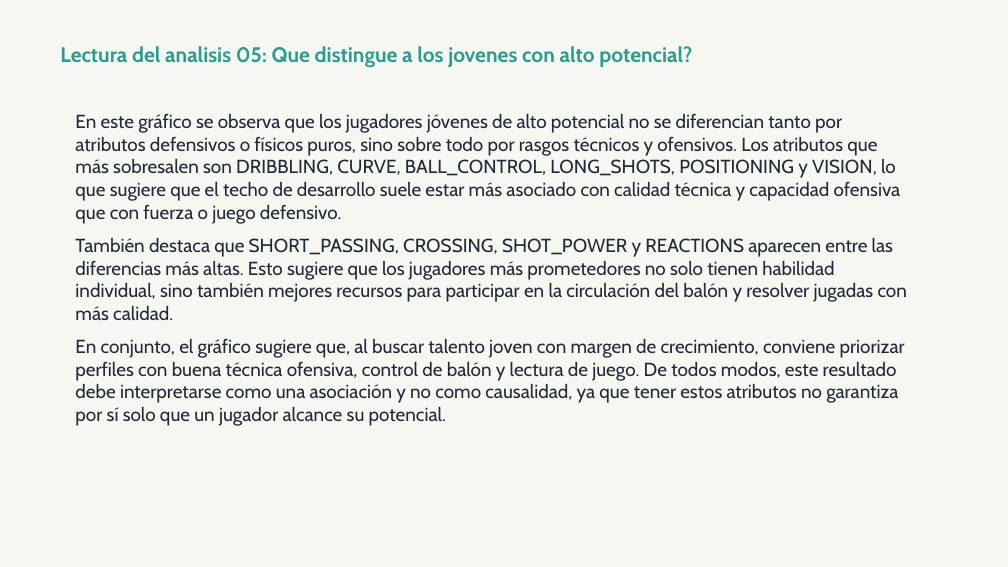
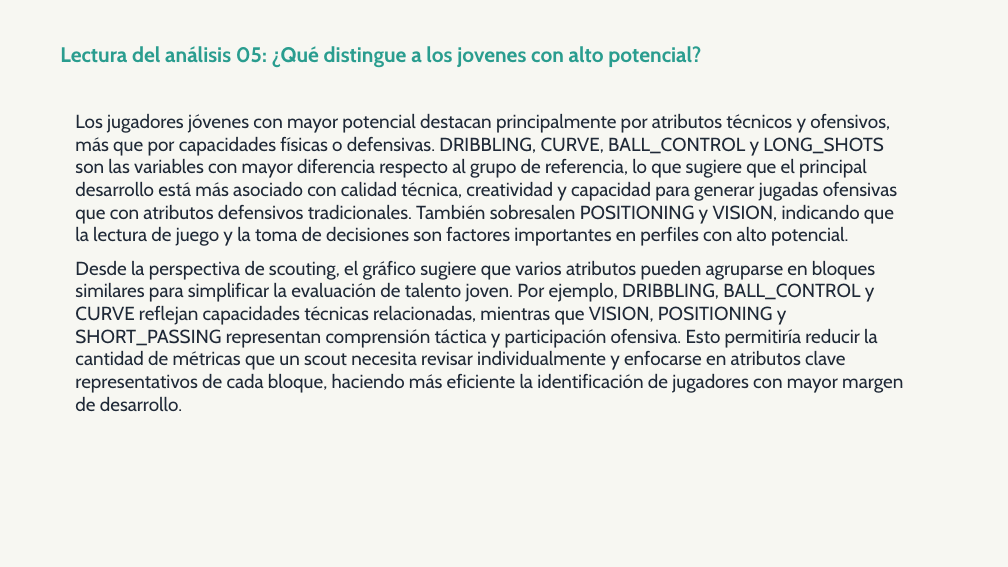
Before and after one commit to OssianV/Proyecto_analisis_soccer_europeo, a slide deck: slide 11 of OUTPUTS/presentacion_final.pptx. Drawn at 1008x567 pixels with LibreOffice and Linux fonts; fonts in the diff are those of the drawing. Boxes give left, top, right and bottom in pixels: in the first picture for what was removed or moved away, otherwise in the second. Text is boxed around its words. In the diff, an @@ line names an element or a change of style, - is before the commit and + after.

Commit message:
Minor changes y analisis correctos en la presentacion creada

```diff
--- a/OUTPUTS/presentacion_final.pptx
+++ b/OUTPUTS/presentacion_final.pptx
@@ text at (60, 46, 701, 68): text changed @@
-Lectura del analisis 05: Que distingue a los jovenes con alto potencial?
+Lectura del análisis 05: ¿Qué distingue a los jovenes con alto potencial?
@@ text at (75, 114, 903, 411): text changed @@
-En este gráfico se observa que los jugadores jóvenes de alto potencial no se diferencian tanto por atributos defensivos o físicos puros, sino sobre todo por rasgos técnicos y ofensivos. Los atributos que más sobresalen son DRIBBLING, CURVE, BALL_CONTROL, LONG_SHOTS, POSITIONING y VISION, lo que sugiere que el techo de desarrollo suele estar más asociado con calidad técnica y capacidad ofensiva que con fuerza o juego defensivo.
-También destaca que SHORT_PASSING, CROSSING, SHOT_POWER y REACTIONS aparecen entre las diferencias más altas. Esto sugiere que los jugadores más prometedores no solo tienen habilidad individual, sino también mejores recursos para participar en la circulación del balón y resolver jugadas con más calidad.
-En conjunto, el gráfico sugiere que, al buscar talento joven con margen de crecimiento, conviene priorizar perfiles con buena técnica ofensiva, control de balón y lectura de juego. De todos modos, este resultado debe interpretarse como una asociación y no como causalidad, ya que tener estos atributos no garantiza por sí solo que un jugador alcance su potencial.
+Los jugadores jóvenes con mayor potencial destacan principalmente por atributos técnicos y ofensivos, más que por capacidades físicas o defensivas. DRIBBLING, CURVE, BALL_CONTROL y LONG_SHOTS son las variables con mayor diferencia respecto al grupo de referencia, lo que sugiere que el principal desarrollo está más asociado con calidad técnica, creatividad y capacidad para generar jugadas ofensivas que con atributos defensivos tradicionales. También sobresalen POSITIONING y VISION, indicando que la lectura de juego y la toma de decisiones son factores importantes en perfiles con alto potencial.
+Desde la perspectiva de scouting, el gráfico sugiere que varios atributos pueden agruparse en bloques similares para simplificar la evaluación de talento joven. Por ejemplo, DRIBBLING, BALL_CONTROL y CURVE reflejan capacidades técnicas relacionadas, mientras que VISION, POSITIONING y SHORT_PASSING representan comprensión táctica y participación ofensiva. Esto permitiría reducir la cantidad de métricas que un scout necesita revisar individualmente y enfocarse en atributos clave representativos de cada bloque, haciendo más eficiente la identificación de jugadores con mayor margen de desarrollo.
```
Also in this commit, not shown: 19 other slides changed, 3 other files.
